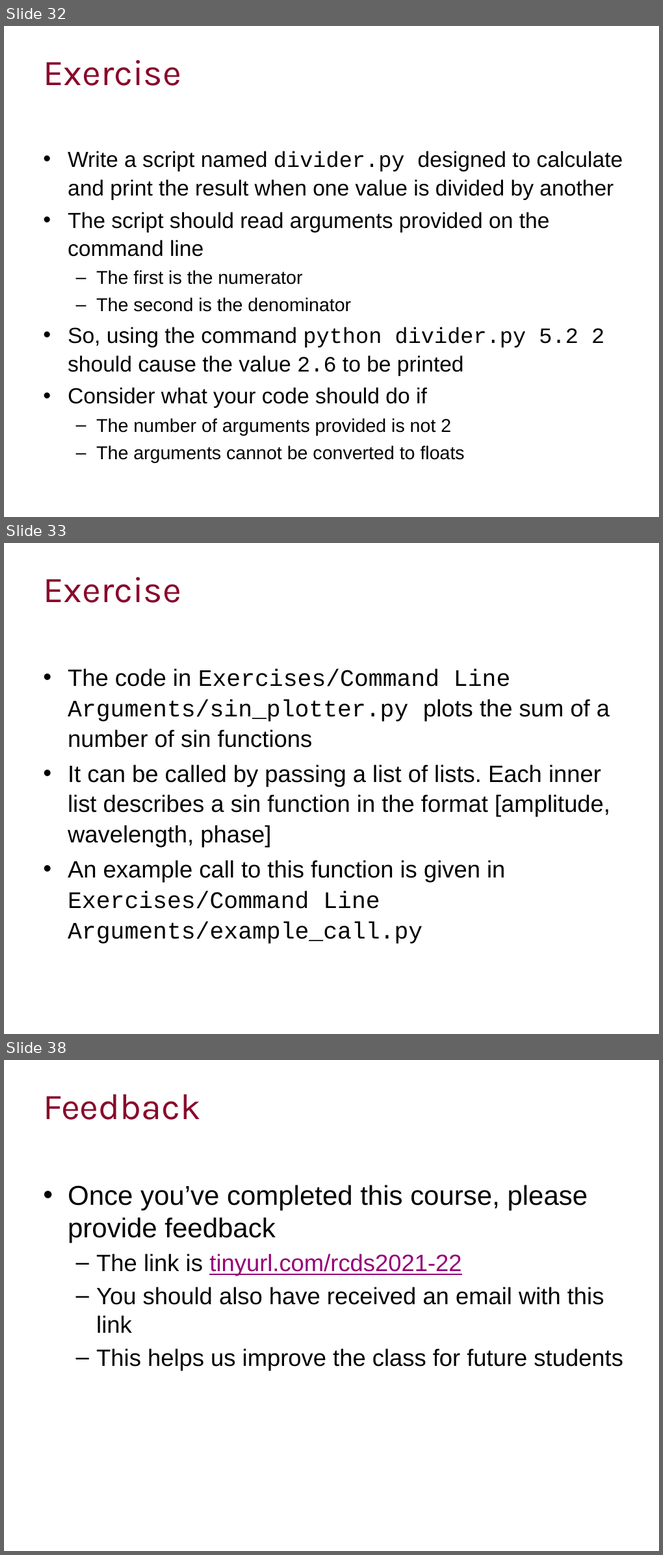
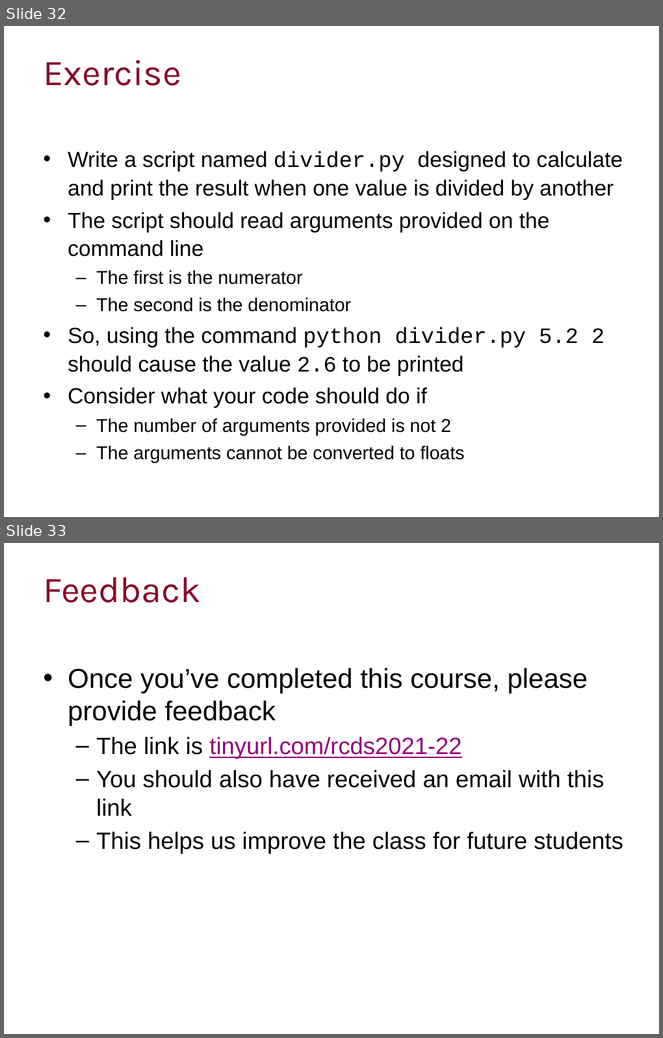
Before and after one commit to ImperialCollegeLondon/RCDS-managing-and-running-python-effectively, a slide deck: Managing and Running Python Effectively.pptx. Shown one above the other, each under a label of ours: slides 32, 33 and 38 before the commit, slides 32 and 33 after it; the slides between them are not shown. The pictures are 663x1555 and 663x1038 pixels, drawn with LibreOffice and Linux fonts; fonts in the diff are those of the drawing; background and template pictures are left out. Boxes give left, top, right and bottom in pixels: in the first picture for what was removed or moved away, otherwise in the second. Text is boxed around its words. In the diff, an @@ line names an element or a change of style, - is before the commit and + after.

Commit message:
Modified final exercise

```diff
--- a/Managing and Running Python Effectively.pptx
+++ b/Managing and Running Python Effectively.pptx
@@ slide 33 removed at box(4, 543, 659, 1034), background #FFFFFF @@
@@ title removed at box(43, 577, 181, 603) @@
-Exercise
@@ text removed at box(68, 668, 610, 944) @@
-• The code in Exercises/Command Line Arguments/sin_plotter.py plots the sum of a number of sin functions
-• It can be called by passing a list of lists. Each inner list describes a sin function in the format [amplitude, wavelength, phase]
-• An example call to this function is given in Exercises/Command Line Arguments/example_call.py
@@ what was slide 38 is now slide 33 @@
```
Also in this commit, not shown: 4 other slides removed.
